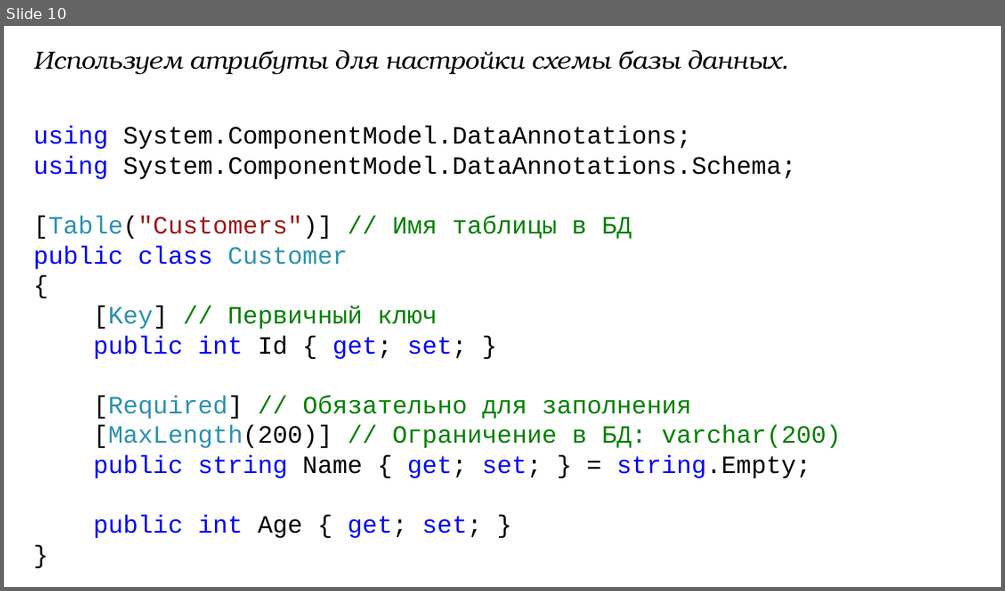
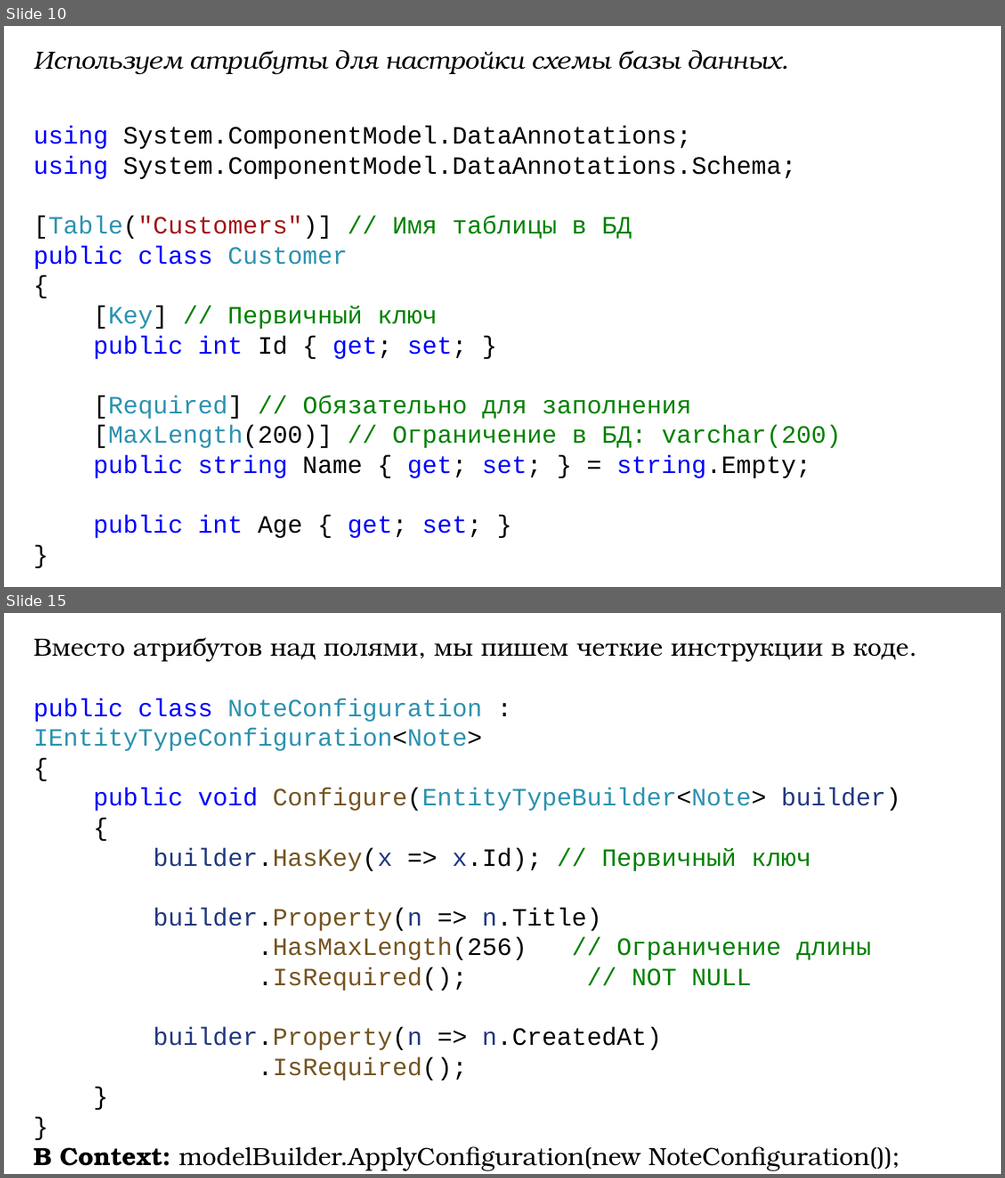
Before and after one commit to DaniilKlyukin/OOP-6, a slide deck: Лекции/ООП 2 лек 6.pptx. Shown one above the other, each under a label of ours: slide 10 before the commit, slides 10 and 15 after it; the slides between them are not shown. The pictures are 1005x591 and 1005x1178 pixels, drawn with LibreOffice and Linux fonts; fonts in the diff are those of the drawing. Boxes give left, top, right and bottom in pixels: in the first picture for what was removed or moved away, otherwise in the second. Text is boxed around its words. In the diff, an @@ line names an element or a change of style, - is before the commit and + after.

```diff
--- a/Лекции/ООП 2 лек 6.pptx
+++ b/Лекции/ООП 2 лек 6.pptx
@@ slide 15 added at box(4, 613, 1001, 1174), background #FFFFFF @@
@@ text added at box(33, 637, 909, 1170), 24 pt, text #000000 @@
+Вместо атрибутов над полями, мы пишем четкие инструкции в коде.
+public class NoteConfiguration : IEntityTypeConfiguration<Note>
+{
+public void Configure(EntityTypeBuilder<Note> builder)
+{
+builder.HasKey(x => x.Id); // Первичный ключ
+builder.Property(n => n.Title)
+.HasMaxLength(256) // Ограничение длины
+.IsRequired(); // NOT NULL
+builder.Property(n => n.CreatedAt)
+.IsRequired();
+}
+}
+В Context: modelBuilder.ApplyConfiguration(new NoteConfiguration());
```
Also in this commit, not shown: 2 slides changed, 19 other slides added, 1 slide removed.
